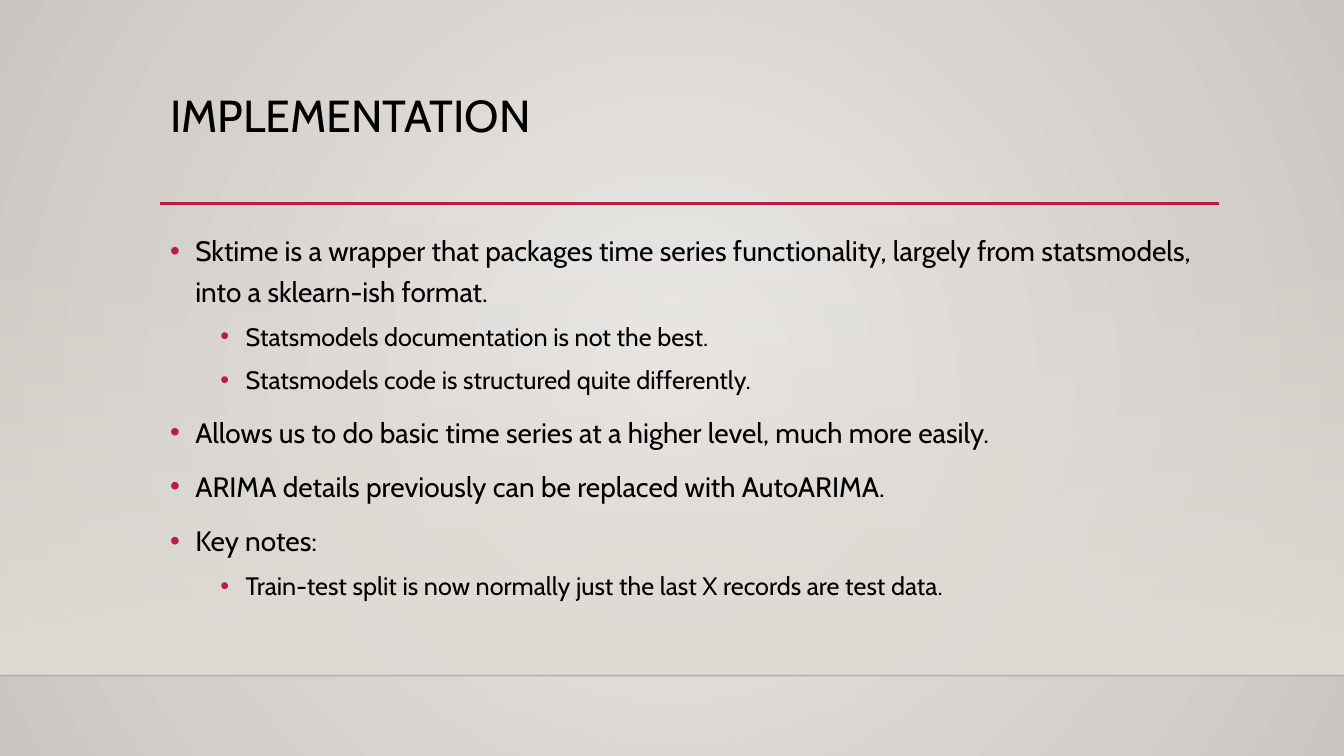
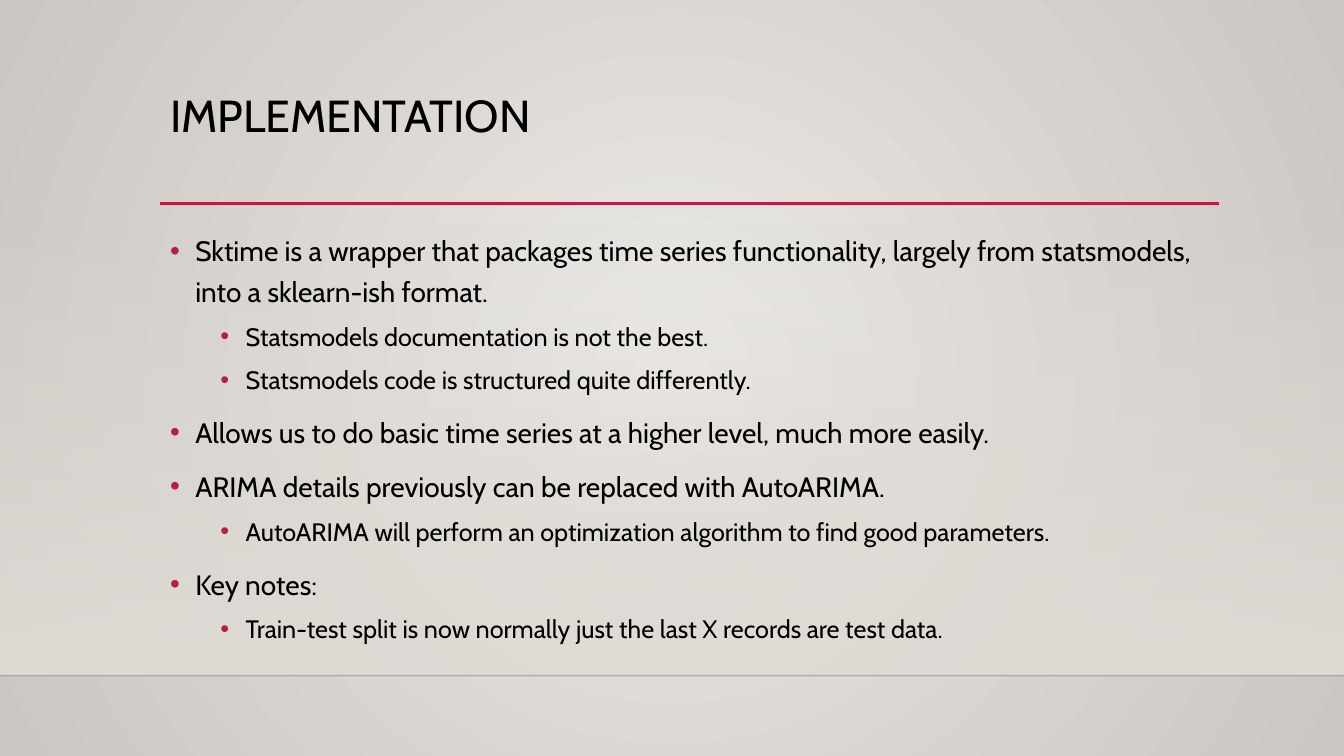
Before and after one commit to AkeemSemperDataScience/Intro_to_Machine_Learning_Students, a slide deck: slide 28 of reference_content/Slides/TimeSeries.pptx (slide 20 before the commit). Drawn at 1344x756 pixels with LibreOffice and Linux fonts; fonts in the diff are those of the drawing; background and template pictures are left out. Boxes give left, top, right and bottom in pixels: in the first picture for what was removed or moved away, otherwise in the second. Text is boxed around its words. In the diff, an @@ line names an element or a change of style, - is before the commit and + after.

```diff
--- a/reference_content/Slides/TimeSeries.pptx
+++ b/reference_content/Slides/TimeSeries.pptx
@@ text at bbox=[246, 522, 1049, 547]: paragraph added @@
+  • AutoARIMA will perform an optimization algorithm to find good parameters.
```
Also in this commit, not shown: 7 other slides changed, 9 slides added, 58 other files.
